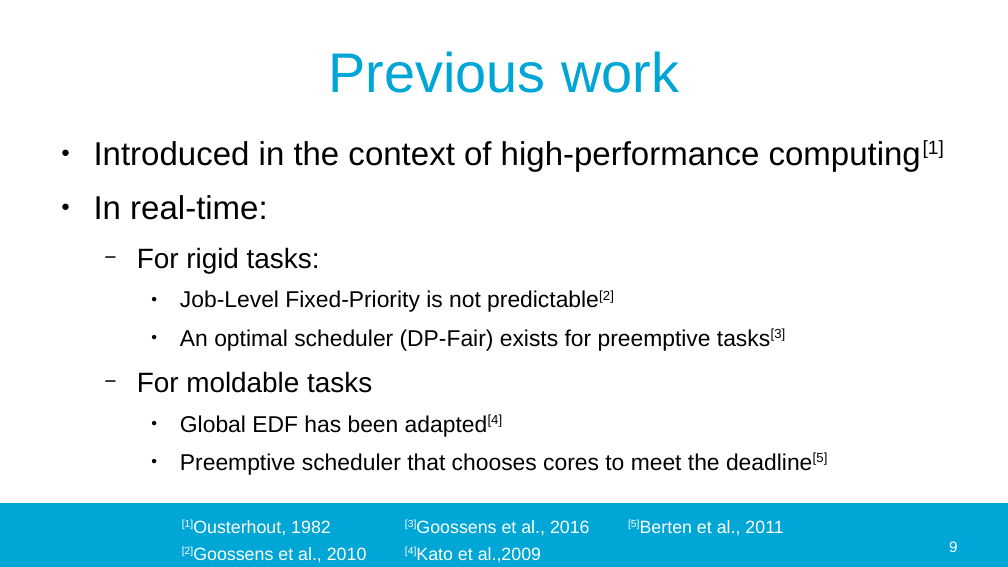
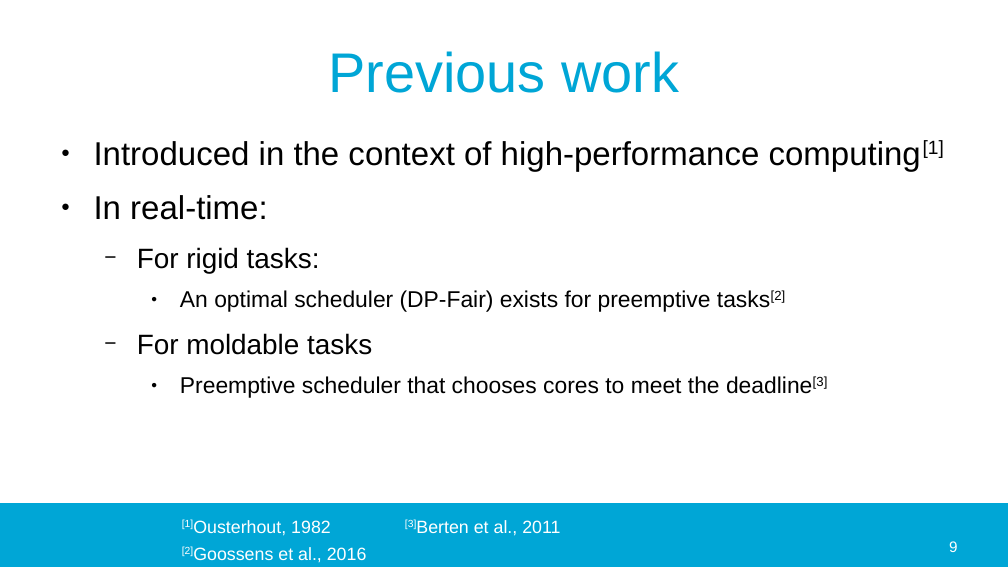
Before and after one commit to jmigual/APATeoria, a slide deck: slide 9 of Notes/TFM_presentations/2020_02_24_v2/2020_02_24_v2.odp. Drawn at 1008x567 pixels with LibreOffice and Linux fonts; fonts in the diff are those of the drawing; background and template pictures are left out. Boxes give left, top, right and bottom in pixels: in the first picture for what was removed or moved away, otherwise in the second. Text is boxed around its words. In the diff, an @@ line names an element or a change of style, - is before the commit and + after.

```diff
--- a/Notes/TFM_presentations/2020_02_24_v2/2020_02_24_v2.odp
+++ b/Notes/TFM_presentations/2020_02_24_v2/2020_02_24_v2.odp
@@ text at box(180, 290, 786, 312): text changed @@
-    ● Job-Level Fixed-Priority is not predictable[2]
-    ● An optimal scheduler (DP-Fair) exists for preemptive tasks[3]
+    ● An optimal scheduler (DP-Fair) exists for preemptive tasks[2]
@@ text at box(180, 376, 828, 398): text changed @@
-    ● Global EDF has been adapted[4]
-    ● Preemptive scheduler that chooses cores to meet the deadline[5]
+    ● Preemptive scheduler that chooses cores to meet the deadline[3]
@@ text at box(405, 519, 560, 536): text changed @@
-[3]Goossens et al., 2016
+[3]Berten et al., 2011
@@ text removed at box(628, 519, 783, 536) @@
-[5]Berten et al., 2011
@@ text at box(182, 546, 367, 562): text changed @@
-[2]Goossens et al., 2010
+[2]Goossens et al., 2016
@@ text removed at box(405, 546, 541, 563) @@
-[4]Kato et al.,2009
```
Also in this commit, not shown: 1 other slide changed.
